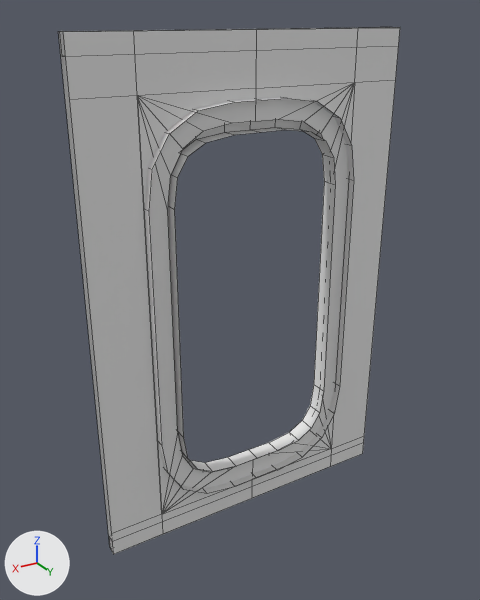
The FBX model Project3Demo/Assets/Resources/Meshes/Environment/DoorFrame.FBX, before and after one commit.
Before and after are seen from a camera (50 mm lens) standing at (2.96, 3.12, 3.07) and looking at (1.09, 0.0, 1.51). Every picture has the same lights, and +X, +Y and +Z are marked at lower left. Mesh edges are drawn as thin lines. Where no turn or scale is listed for an object, it has been applied to the vertices.
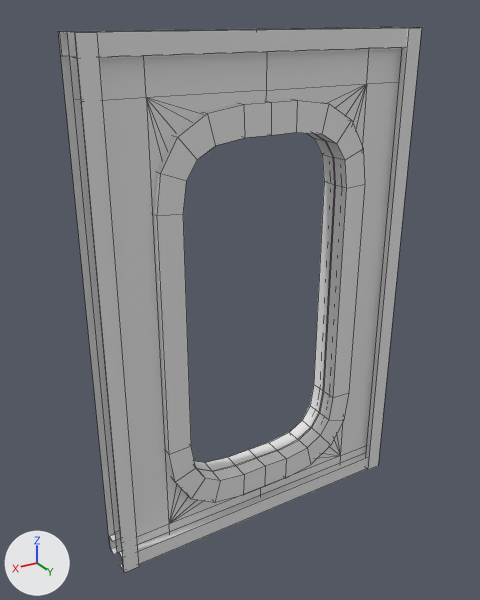
Where the newer file only moved an object's origin or applied its transform, the numbers keep the older frame.

What differs and where, as boxes (x1, y1, x2, y2) in the pictures (480 x 600 px):
'Object003', reshaped (6% wider)
    before: (58, 27, 400, 554)
    after: (58, 27, 422, 573)
part 1 of me_mesh, added
    after: (366, 28, 422, 470)
part 2 of me_mesh, added
    after: (76, 32, 139, 573)
part 3 of me_mesh, added
    after: (74, 28, 407, 571)
part 4 of me_mesh, built on
    before: (60, 27, 397, 554)
    after: (60, 27, 400, 554)

The change, as a list of edits to the scene's bpy script:
```text
Change me_mesh:
    used by ob_object003; location = (0.0, 0.0, 0.0)
    remove me_mesh.from_pydata(...)  # 160 vertices, 108 faces; spans x 0.0..2.0, y -0.07..0.06, z 0.0..3.0
    add me_mesh.from_pydata(...)  # 290 vertices, 216 faces; spans x 0.0..2.0, y -0.07..0.17, z 0.0..3.0
    me_mesh part 1: the loose piece of 6 vertices spanning x 0.0..0.09, y -0.07..-0.03, z 0.0..3.0 is copied, and the copy is mirrored in y about its middle, then moved by (0.0, 0.2, 0.0); it spans x 0.0..0.09, y 0.13..0.17, z 0.0..3.0
    me_mesh part 2: the loose piece of 6 vertices spanning x 1.91..2.0, y -0.07..-0.03, z 0.0..3.0 is copied, and the copy is mirrored in y about its middle, then moved by (0.0, 0.2, 0.0); it spans x 1.91..2.0, y 0.13..0.17, z 0.0..3.0
    me_mesh part 3: a new loose piece of 56 vertices spanning x 0.0..2.0, y 0.1..0.16, z 0.0..3.0
    me_mesh part 4
    8 vertices are removed from x 0.0..2.0, y 0.0, z 0.0..3.0
    17 faces are deleted
    26 vertices are added at x 0.46..1.98, y 0.0..0.05, z 0.0..3.0
    22 new vertices lie (0.0, 0.1, 0.0) away from vertices in x 0.32..1.66, y 0.05, z 0.2..2.65
    22 new vertices lie (0.0, 0.11, 0.0) away from vertices in x 0.46..1.52, y 0.05, z 0.37..2.49
    83 new faces join them
```
